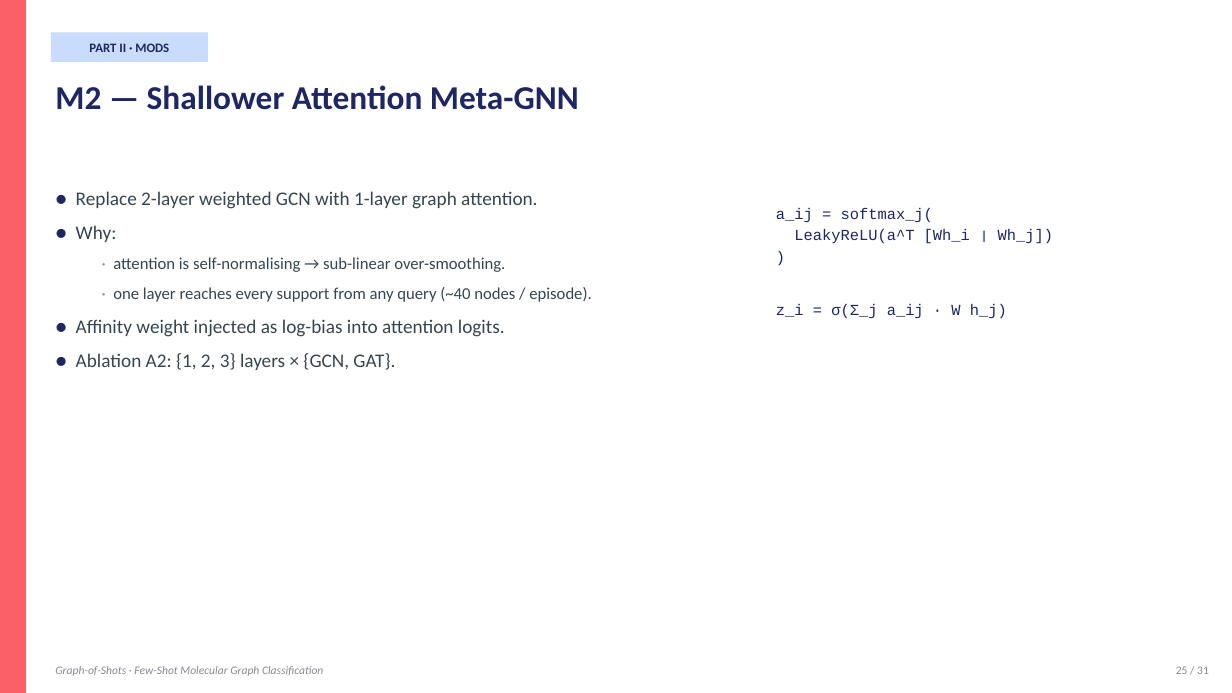
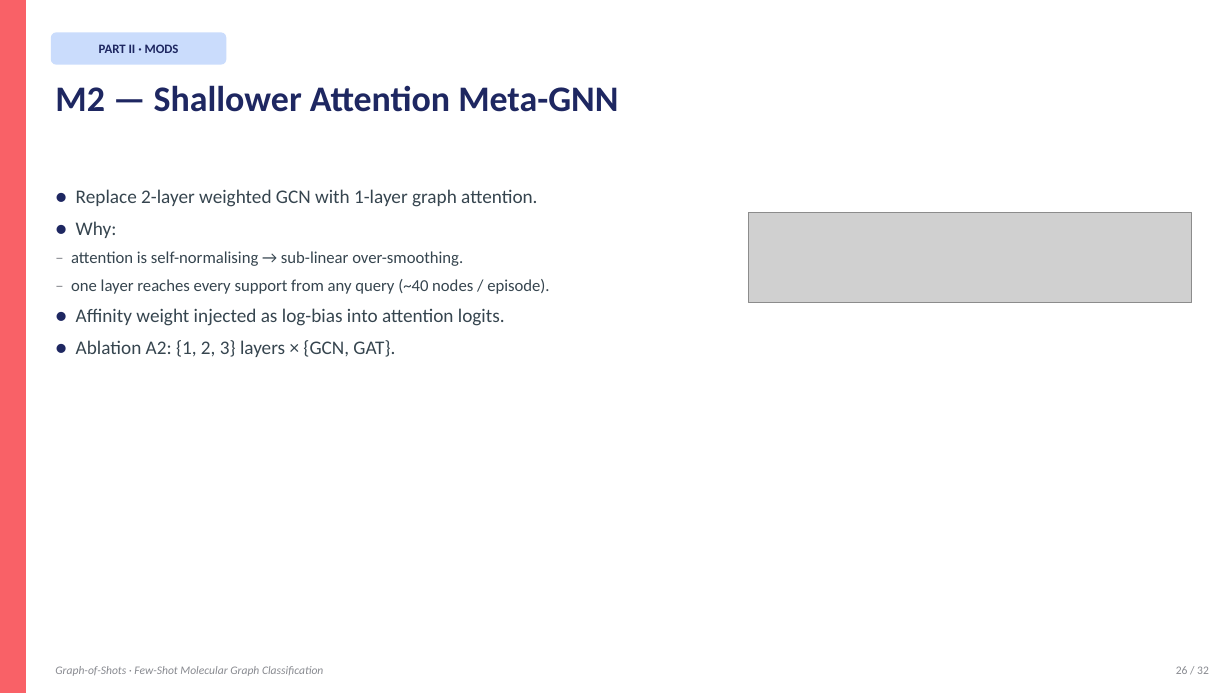
Before and after one commit to BDeMo/proj-mol, a slide deck: slide 26 of presentation/Graph-of-Shots.pptx. Drawn at 1232x693 pixels with LibreOffice and Linux fonts; fonts in the diff are those of the drawing; grey boxes stand for pictures. Boxes give left, top, right and bottom in pixels: in the first picture for what was removed or moved away, otherwise in the second. Text is boxed around its words. In the diff, an @@ line names an element or a change of style, - is before the commit and + after.

Commit message:
Rebuild PPT: native text + math-rendered formula images + clean diagrams
Previous approach used python-pptx shapes for formulas and custom diagrams,
which rendered unpredictably in MS Office (broken math symbols, misaligned
shapes). New approach:

  - All titles, bullets, callouts remain NATIVE PowerPoint text — fully
    editable, consistent formatting across Office versions.
  - Math formulas pre-rendered via matplotlib mathtext → PNG, embedded
    as pictures. Guarantees correct symbols: α, σ, ε, τ, ∑, subscripts,
    superscripts, Euclidean norms.
  - Complex diagrams (supervised pipeline, episode viz, encoder stack,
    GoS pipeline, iterative refinement, bipartite S-Q graph)
    pre-rendered via matplotlib → PNG, embedded as pictures.
  - Simple structures (tables, callout boxes, M1-M5 overview grid)
    still built with native pptx rectangles for editability.

Assets:
  presentation/formulas/  10 math PNGs (mathtext, transparent bg)
  presentation/diagrams/  6 diagram PNGs (matplotlib, transparent bg)
  presentation/figures/   4 result plots (from earlier)

```diff
--- a/presentation/Graph-of-Shots.pptx
+++ b/presentation/Graph-of-Shots.pptx
@@ text "PART II · MODS": place and size @@
-text "PART II · MODS" at [89, 43, 169, 52]
+text "PART II · MODS" at [99, 44, 179, 53]
@@ rounded rectangle: place and size @@
-rounded rectangle at [51, 32, 208, 62]
+rounded rectangle at [51, 32, 226, 65]
@@ rounded rectangle at [51, 32, 226, 65]: rectangle to rounded rectangle @@
@@ text "M2 — Shallower Attention Meta-GNN" at [55, 85, 618, 112]: size 26 to 28 pt @@
@@ text at [76, 189, 537, 357]: line spacing 1.25 to 1.2; less space between paragraphs @@
@@ text removed at [776, 208, 1053, 319] @@
-a_ij = softmax_j(
-LeakyReLU(a^T [Wh_i ‖ Wh_j])
-)
-z_i = σ(Σ_j a_ij · W h_j)
@@ picture added at [749, 213, 1192, 303] @@
@@ text at [71, 251, 549, 294]: text changed @@
-  · attention is self-normalising → sub-linear over-smoothing.
-  · one layer reaches every support from any query (~40 nodes / episode).
+– attention is self-normalising → sub-linear over-smoothing.
+– one layer reaches every support from any query (~40 nodes / episode).
@@ text at [1176, 666, 1209, 674]: text changed @@
-25 / 31
+26 / 32
```
Also in this commit, not shown: 31 other slides changed, 17 other files.
